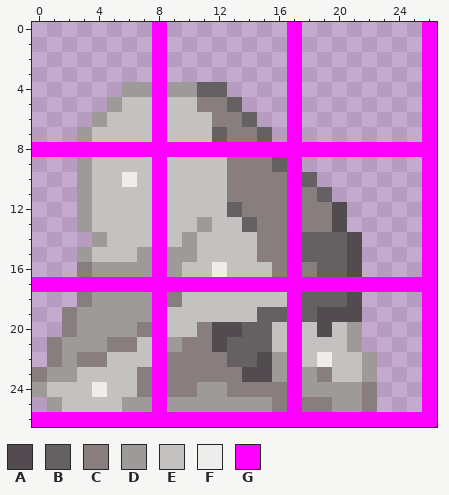
One commit to this pixel-art sprite: Tiles/Ambient/BigRock2.png. Above, as it was before the edit.
The file is 54x54 pixels, drawn in blocks of 2x2; one block is one cell here.
Palette (. is transparent): A #524c51  B #656162  C #877e7d  D #9e9a99  E #c3c2c0  F #eeedec  G #ff00ff
Pixels before, first column x 0:
 0 ........G........G........G
 1 ........G........G........G
 2 ........G........G........G
 3 ........G........G........G
 4 ......DDGDDBB....G........G
 5 .....DEEGEECCB...G........G
 6 ....DEEEGEEECCB..G........G
 7 ...DEEEEGEEEBCCB.G........G
 8 GGGGGGGGGGGGGGGGGGGGGGGGGGG
 9 ...DEEEEGEEEECCCBG........G
10 ...DEEFEGEEEECCCCGB.......G
11 ...DEEEEGEEEECCCCGCB......G
12 ...DEEEEGEEEEBCCCGCCA.....G
13 ...DEEEEGEEDEEBCCGCCA.....G
14 ....DEEEGEDEEEECCGBBBA....G
15 ...DEEEDGDDEEEECCGBBBA....G
16 ...CDDDDGDEEFEEECGCBBA....G
17 GGGGGGGGGGGGGGGGGGGGGGGGGGG
18 ...CDDDDGCEEEEEEEGBBBA....G
19 ..CDDDDDGEEEEEEBBGBAAA....G
20 ..CDDDDCGEECAABBEGEAED....G
21 .CDDDCCEGDCCABBBEGEEED....G
22 .CDCCEEEGCCCCBBADGEFEED...G
23 CDDEEEECGCCCCCAADGDCEED...G
24 DEEEFEECGCCDDCCCCGDDDDC...G
25 .DEEEEDDGDDDDDDDCGCCDDC...G
26 GGGGGGGGGGGGGGGGGGGGGGGGGGG
Once edited:
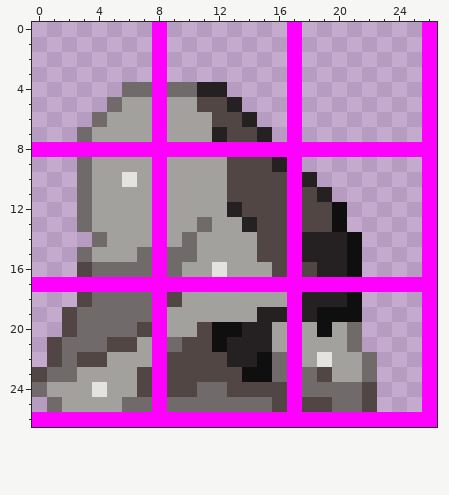
Changes in this commit:
colour A: #524c51 -> #100f10
colour B: #656162 -> #252022
colour C: #877e7d -> #524645
colour D: #9e9a99 -> #706b6a
colour E: #c3c2c0 -> #a3a19e
colour F: #eeedec -> #e5e3e1
Pixel boxes of the changes (left, top, right, bottom) in both pictures:
changed: (32, 82, 377, 412)
